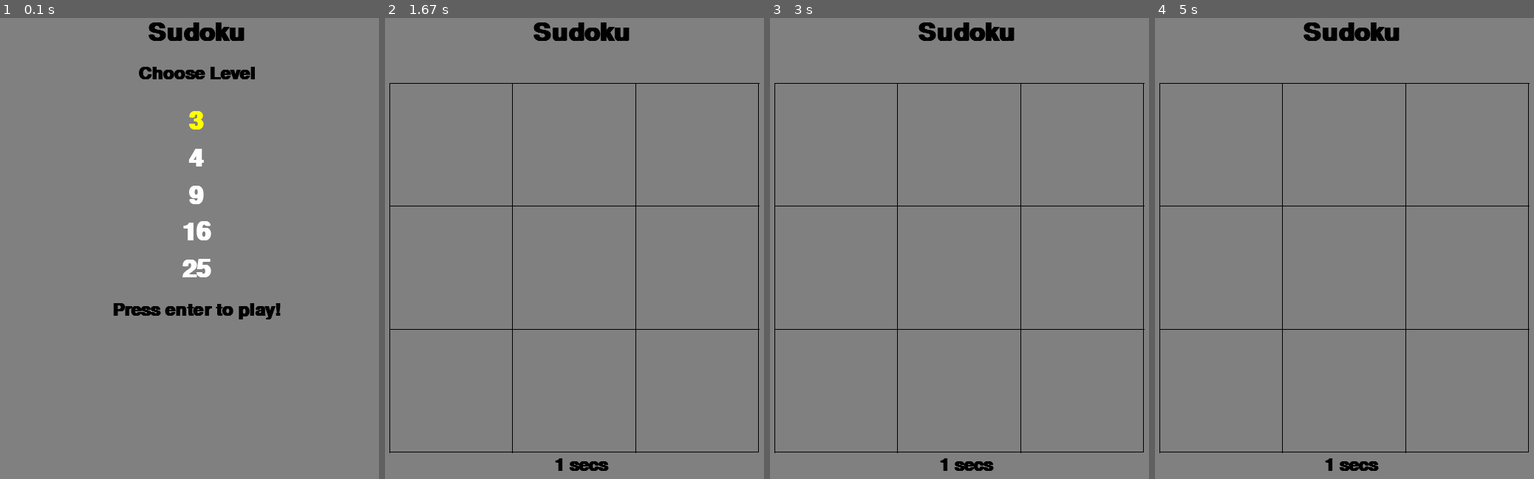
Above: before the commit, frames 1-4 (left to right).
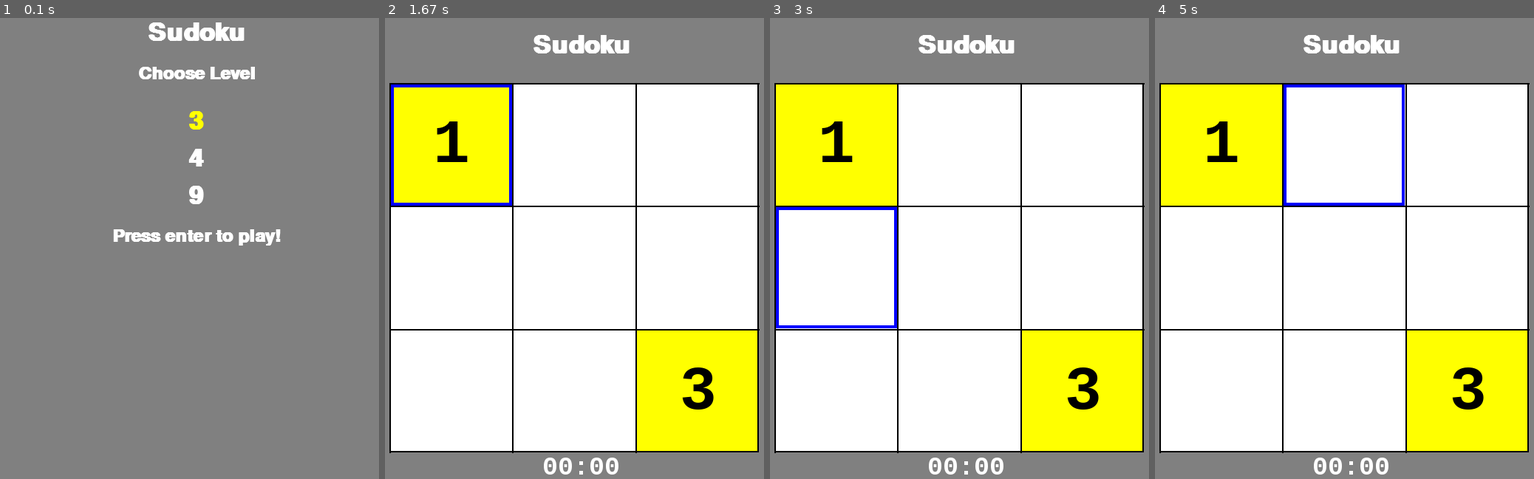
Above: after the commit, the same moments.

Repository: rrkas/pygame-sudoku
Game: pygame game, started from script.py
The game is run twice, just before and just after one commit, with the same random seed, the same clock (stepped at 60 frames per second) and the same inputs.
Inputs:
- Up to frame 1 (0.1 s): no input
- Up to frame 2 (1.67 s): tap Enter at 0.33, 0.67, 1 s
- Up to frame 3 (3 s): hold Right 1.83-2.3 s; hold Left 2.33-2.87 s; hold Down from 2.9 s (still down)
- Up to frame 4 (5 s): release Down at 3.2 s; hold Left 3.23-3.63 s; tap Esc at 3.67 s; tap Keypad Enter at 4 s; hold Right from 4.73 s (still down)

The runs differ from the first frame. In frame 1, 2.9% of the frame differs, in the area x 30-75%, y 0-66%; in frame 2, 79%, in the area x 1-99%, y 0-100%; in frame 3, 79%; in frame 4, 79%.

Commit message:
num entry done

Diff:
--- a/components/constants.py
+++ b/components/constants.py
@@ -1,5 +1,7 @@
 import pygame
 from pygame.locals import *
+
+from components.models import Data
 
 pygame.font.init()
 
@@ -10,7 +12,7 @@
         self.app_name = "Sudoku"
 
         # dimensions
-        self.levels = [3, 4, 9, 16, 25]
+        self.levels = [3, 4, 9]
 
         self.s_side = 500
         self.padding = 10
@@ -32,24 +34,31 @@
         self.top_left_x = self.padding
         self.top_left_y = self.padding + self.app_name_fontsize + self.level_fontsize
 
+        self.border_grid_width = 2
+
         # colors
         self.color_bg = (128, 128, 128, 128)
         self.color_grid = (0, 0, 0)
         self.color_cell = (255, 255, 255)
-        self.color_fixed = (0, 0, 0)
-        self.color_picked_accepted = (0, 255, 0)
-        self.color_picked_error = (255, 0, 0)
+        self.color_fixed_bg = (255, 255, 0)
+
+        self.color_fixed_num = (0, 0, 0)
+        self.color_chosen_num = (0, 0, 255)
 
         self.color_level_default = (255, 255, 255)
         self.color_level_selected = (255, 255, 0)
-        self.color_label = (0, 0, 0)
+        self.color_label = (255, 255, 255)
 
         # fonts
         self.font_global = "comicsans"
+        self.monospace = "monospace"
 
         # keys
         self.continue_keys = [K_KP_ENTER, K_RETURN]
         self.exit_pause_keys = [K_ESCAPE]
 
+        # data
+        self.data = Data()
+
 
 constants = Constants()
--- a/components/methods.py
+++ b/components/methods.py
@@ -1,10 +1,11 @@
-import json
-
 import pygame
 from pygame import Surface
 
+from components.models import *
+
+print()
+
 from components.constants import constants
-from components.models import Score, Sudoku
 
 
 def level_menu(surface: pygame.Surface, level: int):
@@ -21,8 +22,42 @@
         )
 
 
-def draw_grid(surface: pygame.Surface, game: Sudoku):
+def draw_grid(surface: pygame.Surface, game: Sudoku, point: CartesianPoint):
+    num_font = pygame.font.SysFont(
+        constants.monospace,
+        int(game.cell_size() / 2),
+        bold=True,
+    )
     for i in range(game.size):
+        for j in range(game.size):
+            rect_x = (
+                constants.top_left_x
+                + i * game.cell_size()
+                + constants.border_grid_width
+            )
+            rect_y = (
+                constants.top_left_y
+                + j * game.cell_size()
+                + constants.border_grid_width
+            )
+            rect_size = game.cell_size() - constants.border_grid_width
+            if (i, j) in game.fixed:
+                pygame.draw.rect(
+                    surface,
+                    constants.color_fixed_bg,
+                    pygame.Rect(rect_x, rect_y, rect_size, rect_size),
+                )
+            num_surface = num_font.render(
+                str(game.grid[i][j]) if game.grid[i][j] != 0 else "",
+                True,
+                constants.color_fixed_num
+                if (i, j) in game.fixed
+                else constants.color_chosen_num,
+            )
+            num_rect = num_surface.get_rect(
+                center=(rect_x + rect_size / 2, rect_y + rect_size / 2)
+            )
+            surface.blit(num_surface, num_rect)
         pygame.draw.line(
             surface,
             constants.color_grid,
@@ -31,7 +66,7 @@
                 constants.top_left_x + i * game.cell_size(),
                 constants.top_left_y + constants.s_side,
             ),
-            1,
+            constants.border_grid_width,
         )
         pygame.draw.line(
             surface,
@@ -41,7 +76,7 @@
                 constants.top_left_x + constants.s_side,
                 constants.top_left_y + i * game.cell_size(),
             ),
-            1,
+            constants.border_grid_width,
         )
 
     pygame.draw.rect(
@@ -53,19 +88,102 @@
             constants.s_side,
             constants.s_side,
         ),
-        width=1,
-    )
+        width=constants.border_grid_width,
+    )
+    pygame.draw.rect(
+        surface,
+        constants.color_chosen_num,
+        pygame.Rect(
+            constants.top_left_x
+            + point.x * game.cell_size()
+            + constants.border_grid_width,
+            constants.top_left_y
+            + point.y * game.cell_size()
+            + constants.border_grid_width,
+            game.cell_size() - constants.border_grid_width,
+            game.cell_size() - constants.border_grid_width,
+        ),
+        width=2 * constants.border_grid_width,
+    )
+
+
+def draw_game_window(surface: pygame.Surface, game: Sudoku, point: CartesianPoint):
+    surface.fill(constants.color_bg)
+    surface.fill(
+        constants.color_level_default,
+        rect=pygame.Rect(
+            constants.top_left_x,
+            constants.top_left_y,
+            constants.s_side,
+            constants.s_side,
+        ),
+    )
+    hour, minute, sec = (
+        game.time_taken_sec // 3600,
+        (game.time_taken_sec // 60) % 60,
+        game.time_taken_sec % 60,
+    )
+
+    if hour:
+        game_time = f"{str(hour).zfill(2)}:{str(minute).zfill(2)}:{str(sec).zfill(2)}"
+    else:
+        game_time = f"{str(minute).zfill(2)}:{str(sec).zfill(2)}"
+    draw_text_middle(
+        surface,
+        constants.app_name,
+        constants.app_name_fontsize,
+        constants.color_label,
+        margin_top=constants.padding + constants.level_fontsize / 2,
+    )
+    draw_text_middle(
+        surface,
+        game_time,
+        constants.level_fontsize,
+        constants.color_label,
+        margin_top=constants.play_area[1]
+        - constants.level_fontsize
+        - constants.padding // 2,
+        monospace=True,
+    )
+    draw_grid(surface, game, point)
     pygame.display.update()
 
 
+def draw_menu_window(surface: pygame.Surface, level: int):
+    surface.fill(constants.color_bg)
+    draw_text_middle(
+        surface,
+        constants.app_name,
+        constants.app_name_fontsize,
+        constants.color_label,
+        constants.padding,
+    )
+    draw_text_middle(
+        surface,
+        "Choose Level",
+        constants.level_fontsize,
+        constants.color_label,
+        2 * constants.padding + constants.app_name_fontsize,
+    )
+    level_menu(surface, level)
+    draw_text_middle(
+        surface,
+        "Press enter to play!",
+        constants.level_fontsize,
+        constants.color_label,
+        4 * constants.padding
+        + 2 * constants.app_name_fontsize
+        + len(constants.levels) * constants.app_name_fontsize,
+    )
+    pygame.display.update()
+
+
 def draw_text_middle(
-    surface: Surface,
-    text: str,
-    size: int,
-    color: tuple,
-    margin_top=0,
+    surface: Surface, text: str, size: int, color: tuple, margin_top=0, monospace=False
 ):
-    font = pygame.font.SysFont(constants.font_global, size, bold=True)
+    font = pygame.font.SysFont(
+        constants.monospace if monospace else constants.font_global, size, bold=True
+    )
     label = font.render(text, 1, color)
 
     if margin_top == 0:
--- a/components/models.py
+++ b/components/models.py
@@ -1,6 +1,50 @@
 import json
+import random
+from typing import List
 
 import numpy as np
+
+
+class CartesianPoint:
+    def __init__(self, xy: tuple = (0, 0)):
+        self.x = xy[0]
+        self.y = xy[1]
+
+    def to_tuple(self):
+        return self.x, self.y
+
+    def __repr__(self):
+        return "repr:" + str((self.x, self.y))
+
+    def __str__(self):
+        return "str:" + str((self.x, self.y))
+
+    def __eq__(self, other):
+        if isinstance(other, self.__class__):
+            return self.x == other.x and self.y == other.y
+        elif isinstance(other, tuple):
+            return (self.x, self.y) == other
+        else:
+            return False
+
+
+class Data:
+    def __init__(self):
+        try:
+            with open("data.json") as f:
+                json_data = json.load(f)
+                for k, grids in json_data.items():
+                    l = []
+                    for grid in grids:
+                        t = []
+                        for row in grid:
+                            t.append(list(map(int, row.split())))
+                        t = np.array(t)
+                        l.append(t)
+                    self.__setattr__(f"{k}x{k}", l)
+        except BaseException as e:
+            print(e)
+
 
 from components.constants import constants
 
@@ -8,31 +52,43 @@
 class Sudoku:
     def __init__(self, size: int = constants.levels[0], json_obj: dict = None):
         self.size = size
-        self.grid = np.zeros((size, size))
-        self.fixed = None
-        self.chosen = None
-        self.moves = 0
-        self.time_taken_sec = 0
+        self.grid: np.ndarray = random.sample(
+            constants.data.__getattribute__(f"{size}x{size}"), 1
+        )[0]
+        self.fixed: List[CartesianPoint] = []
+        for i, j in np.argwhere(self.grid != 0):
+            self.fixed.append(CartesianPoint((i, j)))
+        print(self.fixed)
+        self.chosen: List[CartesianPoint] = []
+        self.moves: int = 0
+        self.time_taken_sec: int = 0
         if json_obj:
             self.size = json_obj.get("size")
-            self.grid = json_obj.get("grid")
-            self.fixed = json_obj.get("fixed")
-            self.chosen = json_obj.get("chosen")
+            self.grid = np.ndarray(json_obj.get("grid"))
+            self.fixed = [CartesianPoint(xy=f) for f in json_obj.get("fixed")]
+            self.chosen = [CartesianPoint(xy=c) for c in json_obj.get("chosen")]
             self.moves = json_obj.get("moves")
             self.time_taken_sec = json_obj.get("time_taken_sec")
 
     def to_json(self):
         return {
             "size": self.size,
-            "grid": self.grid,
-            "fixed": self.fixed,
-            "chosen": self.chosen,
+            "grid": self.grid.tolist(),
+            "fixed": [f.to_tuple() for f in self.fixed],
+            "chosen": [c.to_tuple() for c in self.chosen],
             "moves": self.moves,
             "time_taken_sec": self.time_taken_sec,
         }
 
     def cell_size(self):
         return constants.s_side / self.size
+
+    def valid_cell(self, point):
+        return point not in self.fixed
+
+    def update(self, point, value):
+        if self.valid_cell(point):
+            self.grid[point.x][point.y] = value
 
 
 class Score:
--- /dev/null
+++ b/data.json
@@ -0,0 +1,52 @@
+{
+  "3": [
+    [
+      "0 0 3",
+      "2 0 0",
+      "0 0 0"
+    ],
+    [
+      "1 0 0",
+      "0 0 0",
+      "0 0 3"
+    ]
+  ],
+  "4": [
+    [
+      "2 1 0 0",
+      "0 3 2 0",
+      "0 0 0 4",
+      "1 0 0 0"
+    ],
+    [
+      "1 0 3 4",
+      "0 3 0 0",
+      "2 0 0 0",
+      "0 0 0 1"
+    ]
+  ],
+  "9": [
+    [
+      "7 2 3 0 0 0 1 5 9",
+      "6 0 0 3 0 2 0 0 8",
+      "8 0 0 0 1 0 0 0 2",
+      "0 7 0 6 5 4 0 2 0",
+      "0 0 4 2 0 7 3 0 0",
+      "0 5 0 9 3 1 0 4 0",
+      "5 0 0 0 7 0 0 0 3",
+      "4 0 0 1 0 3 0 0 6",
+      "9 3 2 0 0 0 7 1 4"
+    ],
+    [
+      "0 0 7 1 5 0 9 0 0",
+      "0 0 9 4 3 0 0 0 0",
+      "5 0 0 0 0 2 0 1 3",
+      "0 0 6 5 0 4 0 2 9",
+      "4 3 0 0 8 0 0 5 7",
+      "9 7 0 3 0 1 4 0 0",
+      "7 6 0 2 0 0 0 0 5",
+      "0 0 0 0 9 6 2 0 0",
+      "0 0 3 0 4 5 6 0 0"
+    ]
+  ]
+}
--- a/script.py
+++ b/script.py
@@ -1,7 +1,7 @@
 from pygame.locals import *
 
 from components.methods import *
-from components.models import Sudoku
+from components.models import Sudoku, CartesianPoint
 
 pygame.init()
 
@@ -11,73 +11,39 @@
     run = True
     clock = pygame.time.Clock()
     game_time = 0
+    point = CartesianPoint((0, 0))
     while run:
+        clock.tick()
         game_time += clock.get_rawtime()
-        if game_time % 1000 == 0:
-            game.time_taken_sec += 1
-        surface.fill(constants.color_bg)
-        draw_text_middle(
-            surface,
-            constants.app_name,
-            constants.app_name_fontsize,
-            constants.color_label,
-            margin_top=constants.padding,
-        )
-        draw_text_middle(
-            surface,
-            f"{game.time_taken_sec} secs",
-            constants.level_fontsize,
-            constants.color_label,
-            margin_top=constants.play_area[1] - constants.level_fontsize,
-        )
-        draw_grid(surface, game)
-
-        pygame.display.update()
-
+        game.time_taken_sec = game_time // 1000
+        draw_game_window(surface, game, point)
         for event in pygame.event.get():
             if event.type == QUIT:
                 run = False
             elif event.type == KEYDOWN:
                 if event.key == K_DOWN:
-                    level = (level + 1) % len(constants.levels)
+                    point.y = (point.y + 1) % game.size
                 elif event.key == K_UP:
-                    level = (level - 1) % len(constants.levels)
+                    point.y = (point.y - 1) % game.size
+                elif event.key == K_LEFT:
+                    point.x = (point.x - 1) % game.size
+                elif event.key == K_RIGHT:
+                    point.x = (point.x + 1) % game.size
+                elif K_1 <= event.key <= (K_1 + game.size - 1):
+                    # upper numbers
+                    game.update(point, event.key - K_1 + 1)
+                elif K_KP1 <= event.key <= (K_KP1 + game.size - 1):
+                    # numpad keys
+                    game.update(point, event.key - K_KP1 + 1)
                 elif event.key in constants.exit_pause_keys:
                     run = False
-
-        clock.tick()
 
 
 def main_menu(surface: pygame.Surface):
     run = True
     level = 0
     while run:
-        surface.fill(constants.color_bg)
-        draw_text_middle(
-            surface,
-            constants.app_name,
-            constants.app_name_fontsize,
-            constants.color_label,
-            constants.padding,
-        )
-        draw_text_middle(
-            surface,
-            "Choose Level",
-            constants.level_fontsize,
-            constants.color_label,
-            2 * constants.padding + constants.app_name_fontsize,
-        )
-        level_menu(surface, level)
-        draw_text_middle(
-            surface,
-            "Press enter to play!",
-            constants.level_fontsize,
-            constants.color_label,
-            4 * constants.padding
-            + 2 * constants.app_name_fontsize
-            + len(constants.levels) * constants.app_name_fontsize,
-        )
-        pygame.display.update()
+        draw_menu_window(surface, level)
 
         for event in pygame.event.get():
             if event.type == QUIT:
Not shown, added: readme.md
Not shown, added: requirements.txt
Not shown, added: assets/04x04_unsolved.pdf
Not shown, added: assets/09x09_unsolved.pdf
Not shown, added: assets/16x16_unsolved.pdf
